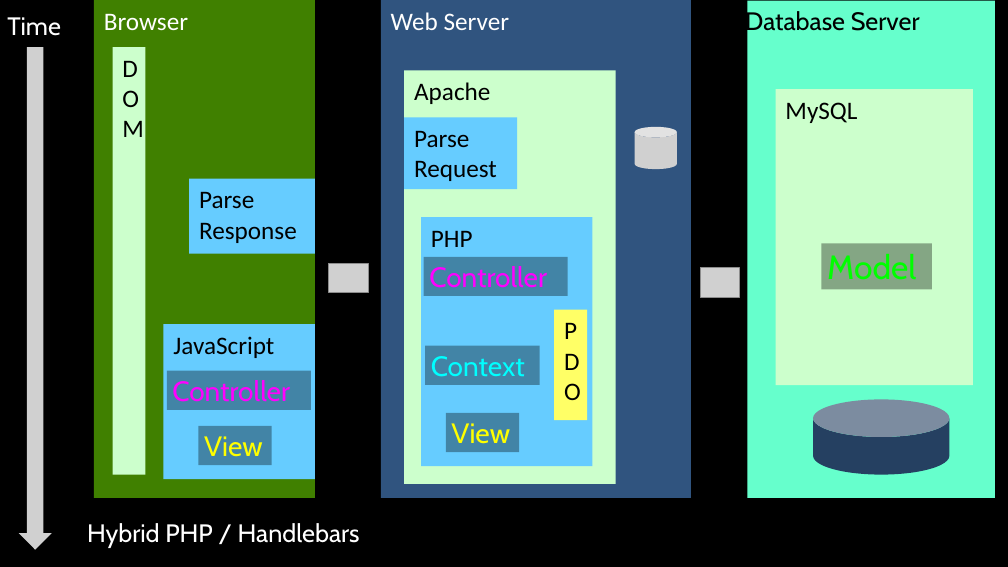
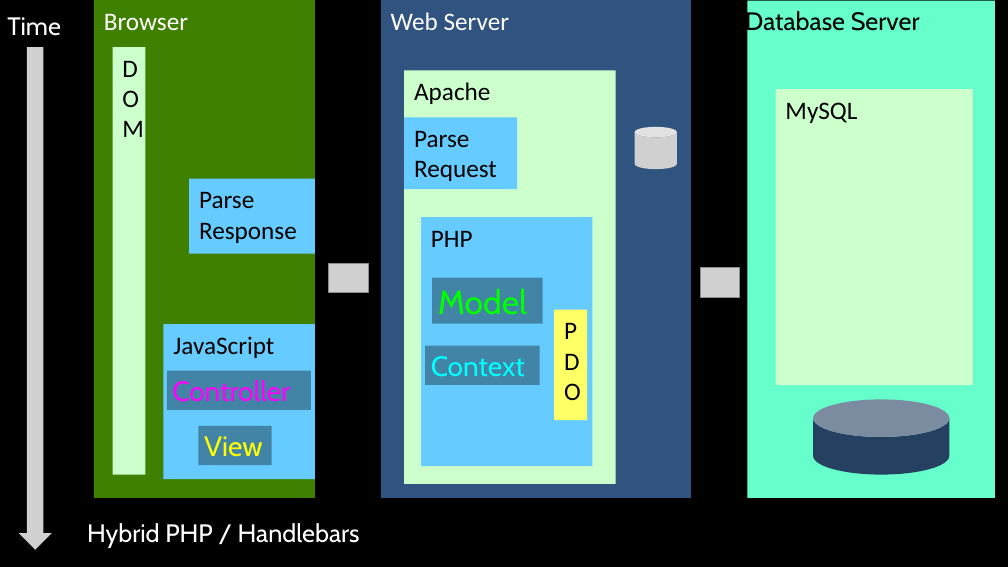
Before and after one commit to csev/wa4e, a slide deck: slide 10 of lectures/JS-05-Handlebars.ppt (slide 9 before the commit). Drawn at 1008x567 pixels with LibreOffice and Linux fonts; fonts in the diff are those of the drawing; grey boxes stand for pictures. Boxes give left, top, right and bottom in pixels: in the first picture for what was removed or moved away, otherwise in the second. Text is boxed around its words. In the diff, an @@ line names an element or a change of style, - is before the commit and + after.

```diff
--- a/lectures/JS-05-Handlebars.ppt
+++ b/lectures/JS-05-Handlebars.ppt
@@ rectangle removed at <box>423,257,568,296</box> @@
-Controller
@@ rectangle "Model": place and size @@
-rectangle "Model" at <box>822,243,932,289</box>
+rectangle "Model" at <box>432,278,543,325</box>
@@ rectangle removed at <box>446,413,519,453</box> @@
-View
```
Also in this commit, not shown: 3 other slides changed, 1 slide added, 1 other file.
